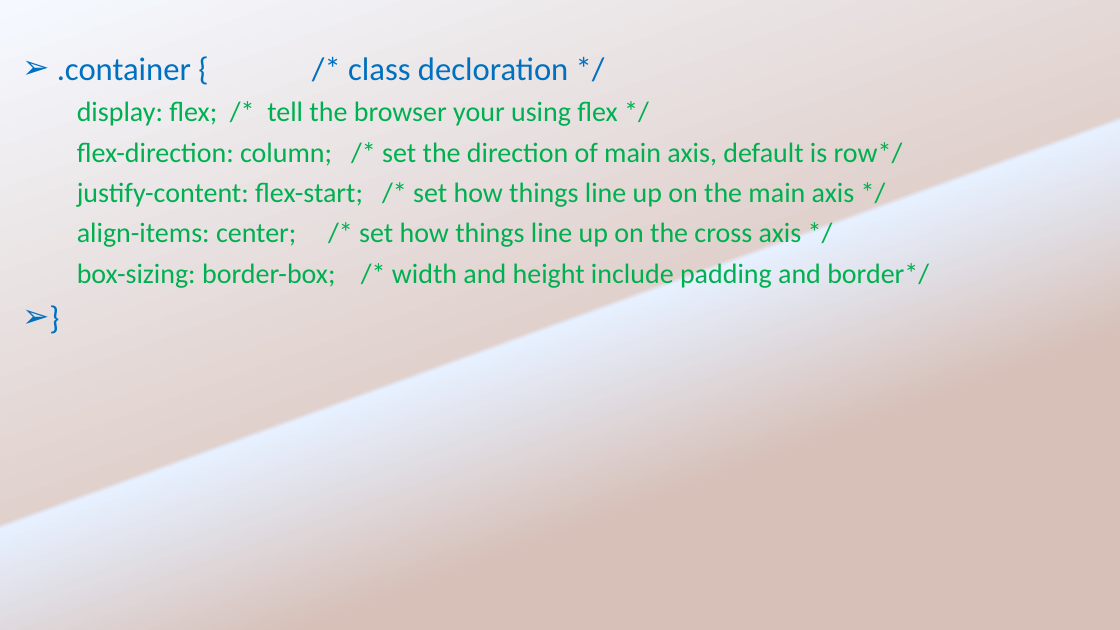
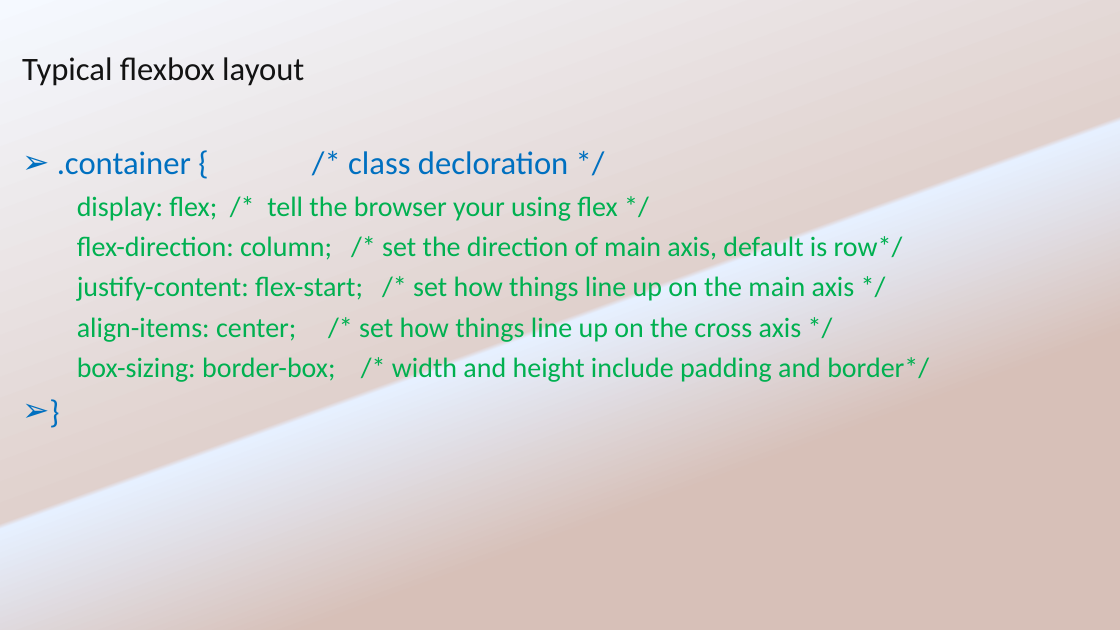
Before and after one commit to justinfread/css-layout-workshop, a slide deck: slide 12 of slides/CSS Flex box & Flex gird.pptx. Drawn at 1120x630 pixels with LibreOffice and Linux fonts; fonts in the diff are those of the drawing. Boxes give left, top, right and bottom in pixels: in the first picture for what was removed or moved away, otherwise in the second. Text is boxed around its words. In the diff, an @@ line names an element or a change of style, - is before the commit and + after.

```diff
--- a/slides/CSS Flex box & Flex gird.pptx
+++ b/slides/CSS Flex box & Flex gird.pptx
@@ text at (22,57,304,86): paragraph added @@
+Typical flexbox layout
```
Also in this commit, not shown: 4 other slides changed, 1 slide added, 7 other files.
